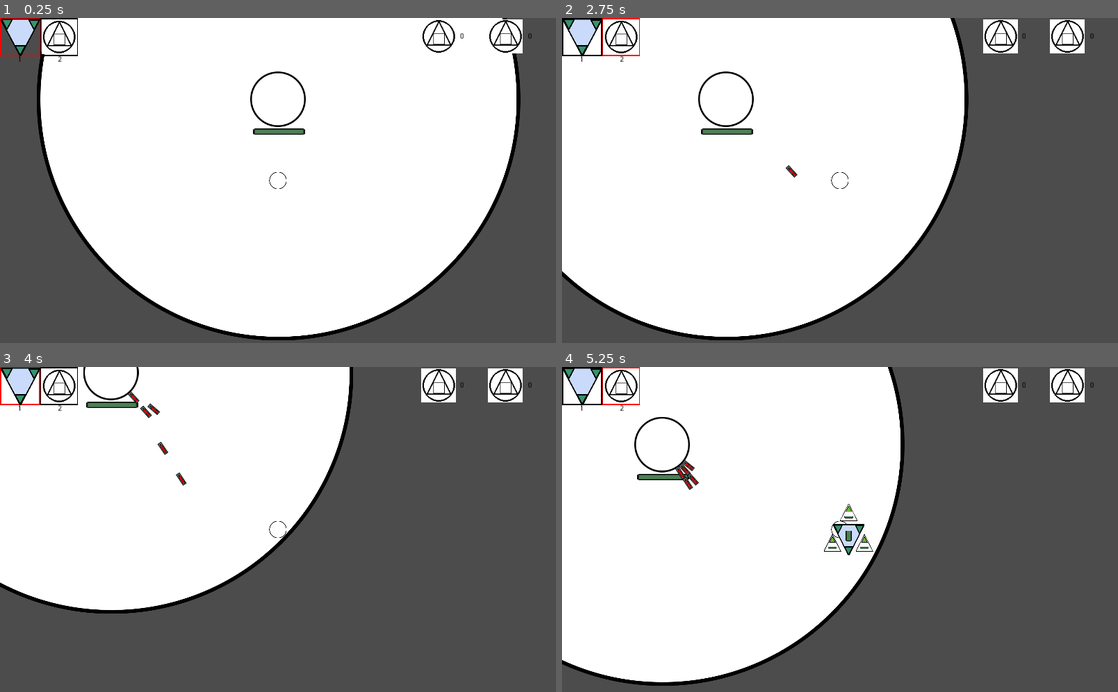
Above: before the commit, frames 1-4 (two rows, left to right).
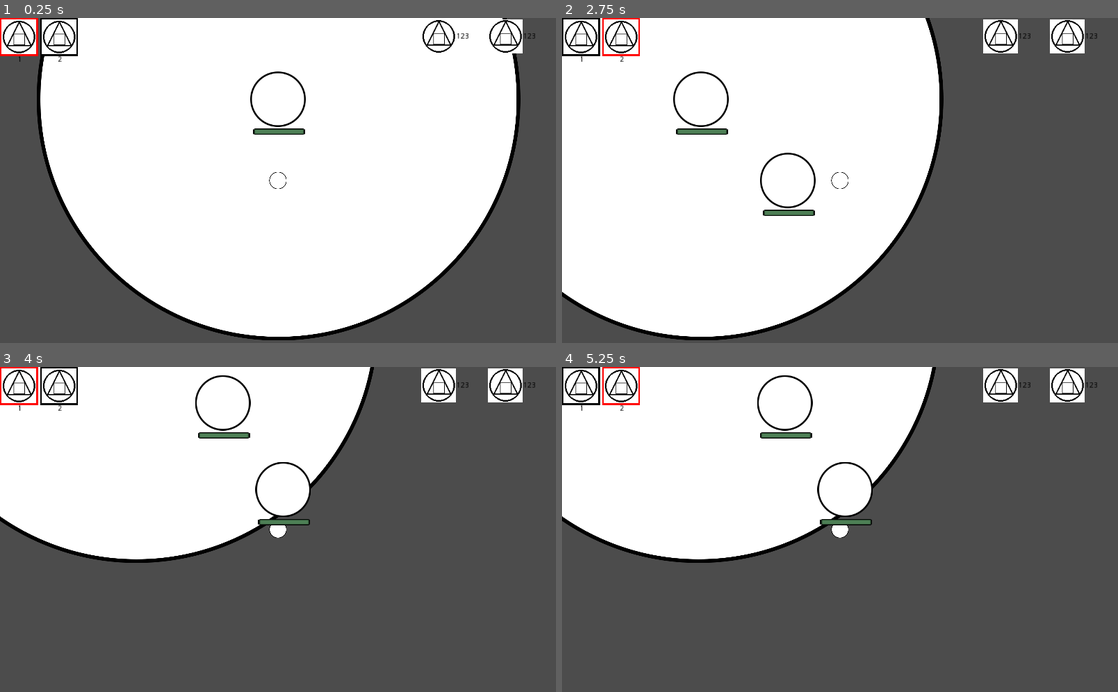
Above: after the commit, the same moments.

Repository: Gics444/tm-labs
Game: Godot game, scene res://Main_Scene_(World)/World.tscn
Two runs of this game, one before a commit and one after it. Both use one fixed random seed, a clock stepped at 60 frames per second and the inputs below.
Inputs (mouse positions are in pixels of both pictures, inside the frame that each line leads up to):
- Up to frame 1 (0.25 s): no input
- Up to frame 2 (2.75 s): click "1" at 0.5 s; click "2" at 1.25 s; tap Enter at 2 s; move the mouse to (962, 164) at 2.02 s; hold D (right) from 2.03 s (still down); hold 1 (1) from 2.03 s (still down); click (962, 164) at 2.17 s; tap Space (ui_select) at 2.27, 2.57 s; tap 2 (2) at 2.3 s
- Up to frame 3 (4 s): move the mouse to (166, 545) at 2.77 s; release D (right) at 2.78 s; release 1 (1) at 2.78 s; hold S (down) 2.78-3.53 s; tap 2 (2) at 2.85 s; tap Space (ui_select) at 3.02, 3.05, 3.32 s; move the mouse to (333, 458) at 3.52 s; hold D (right) from 3.53 s (still down); hold Space (ui_select) from 3.53 s (still down); tap 1 (1) at 3.8 s
- Up to frame 4 (5.25 s): move the mouse to (812, 594) at 4.27 s; release D (right) at 4.28 s; release Space (ui_select) at 4.28 s; hold W (up) 4.28-5.03 s; tap 1 (1) at 4.35 s; click (812, 594) at 4.42 s; tap Space (ui_select) at 4.52, 4.82 s; tap 2 (2) at 4.55 s; move the mouse to (1006, 578) at 5.02 s; hold A (left) from 5.03 s (still down); hold 2 (2) from 5.03 s (still down)

The runs differ from the first frame. In frame 1, 0.8% of the frame differs, in the area x 0-97%, y 0-12%; in frame 2, 8.1%; in frame 3, 11%; in frame 4, 24%, in the area x 0-97%, y 0-99%.

Commit message:
- added guard textures;

Diff:
--- a/Lab3/Godot stuff/Main_Scene_(World)/UI.tscn
+++ b/Lab3/Godot stuff/Main_Scene_(World)/UI.tscn
@@ -1,44 +1,28 @@
-[gd_scene load_steps=7 format=2]
+[gd_scene load_steps=6 format=2]
 
 [ext_resource path="res://icon.png" type="Texture" id=1]
 [ext_resource path="res://Main_Scene_(World)/ButtonGroup.gd" type="Script" id=2]
-[ext_resource path="res://Objects/Structures/Worker_nest/Worker_nest.png" type="Texture" id=3]
 
 [sub_resource type="StyleBoxFlat" id=3]
 content_margin_left = 3.0
 content_margin_right = 0.0
 content_margin_top = 0.0
 content_margin_bottom = 0.0
-bg_color = Color( 0, 0, 0, 0 )
-border_width_left = 2
-border_width_top = 2
-border_width_right = 2
-border_width_bottom = 2
-border_color = Color( 0, 0, 0, 1 )
+bg_color = Color( 0, 0, 0, 1 )
 
 [sub_resource type="StyleBoxFlat" id=1]
 content_margin_left = 3.0
 content_margin_right = 0.0
 content_margin_top = 0.0
 content_margin_bottom = 0.0
-bg_color = Color( 1, 0, 0, 0 )
-border_width_left = 2
-border_width_top = 2
-border_width_right = 2
-border_width_bottom = 2
-border_color = Color( 1, 0, 0, 1 )
+bg_color = Color( 1, 0, 0, 1 )
 
 [sub_resource type="StyleBoxFlat" id=2]
 content_margin_left = 3.0
 content_margin_right = 0.0
 content_margin_top = 0.0
 content_margin_bottom = 0.0
-bg_color = Color( 0, 0, 0, 0 )
-border_width_left = 2
-border_width_top = 2
-border_width_right = 2
-border_width_bottom = 2
-border_color = Color( 0, 0, 0, 1 )
+bg_color = Color( 0, 0, 0, 1 )
 
 [node name="Control" type="Control"]
 anchor_right = 1.0
@@ -50,7 +34,7 @@
 script = ExtResource( 2 )
 
 [node name="Structure1" type="Button" parent="ButtonGroup"]
-margin_right = 74.0
+margin_right = 70.0
 margin_bottom = 70.0
 focus_mode = 0
 custom_styles/hover = SubResource( 3 )
@@ -58,6 +42,7 @@
 custom_styles/normal = SubResource( 2 )
 toggle_mode = true
 pressed = true
+icon = ExtResource( 1 )
 
 [node name="Label" type="Label" parent="ButtonGroup/Structure1"]
 margin_left = 16.0
@@ -67,11 +52,6 @@
 custom_colors/font_color = Color( 0, 0, 0, 1 )
 text = "1"
 align = 1
-
-[node name="Sprite" type="Sprite" parent="ButtonGroup/Structure1"]
-position = Vector2( 37.5, 35.5 )
-scale = Vector2( 0.570313, 0.539063 )
-texture = ExtResource( 3 )
 
 [node name="Structure2" type="Button" parent="ButtonGroup"]
 margin_left = 74.0
@@ -98,21 +78,21 @@
 texture = ExtResource( 1 )
 
 [node name="Label" type="Label" parent="Essence"]
-margin_left = 39.0
+margin_left = 32.0
 margin_top = -7.0
-margin_right = 79.0
+margin_right = 72.0
 margin_bottom = 7.0
 custom_colors/font_color = Color( 0, 0, 0, 1 )
-text = "0"
+text = "123"
 
 [node name="Segments" type="Sprite" parent="."]
 position = Vector2( 931, 34 )
 texture = ExtResource( 1 )
 
 [node name="Label" type="Label" parent="Segments"]
-margin_left = 41.0
+margin_left = 32.0
 margin_top = -7.0
-margin_right = 81.0
+margin_right = 72.0
 margin_bottom = 7.0
 custom_colors/font_color = Color( 0, 0, 0, 1 )
-text = "0"
+text = "123"
--- a/Lab3/Godot stuff/Main_Scene_(World)/World.gd
+++ b/Lab3/Godot stuff/Main_Scene_(World)/World.gd
@@ -3,15 +3,9 @@
 var essence_count = 0
 var essence_limit = 10
 
-
-
-var current_essence = 0
-var current_segments = 0
-
 func _ready():
 	randomize()
 	$Camera2D/CanvasLayer/UI/ButtonGroup.connect("structure_selected", $"Circle_(Player)", "_on_selected_structure")
-
 
 var pest_nest = preload("res://Objects/Structures/Pest_Deepnest/Pest_Deepnest.tscn")
 var essence = preload("res://Objects/Structures/Shape_essence/Shape_essence.tscn")
@@ -37,6 +31,3 @@
 		spawn_loc.offset = randi()
 
 		essence_obj.position = spawn_loc.global_position
-
-func on_essence_changed(num):
-	$Camera2D/CanvasLayer/UI/Essence/Label.text = str(num)
--- a/Lab3/Godot stuff/Objects/Entities/Circle_(Player)/Circle_(Player).gd
+++ b/Lab3/Godot stuff/Objects/Entities/Circle_(Player)/Circle_(Player).gd
@@ -21,16 +21,18 @@
 	motion = move_and_slide(motion * movespeed)
 
 func _input(event):
+	#print(no_build_areas_entered)
 	if event.is_action_pressed("ui_select") && no_build_areas_entered == 0:
 		if structure_number_selected == "1":
-			var structure = load("res://Objects/Structures/Worker_nest/Worker_nest.tscn").instance()
+			var structure = load("res://Objects/Entities/Pest/Pest.tscn").instance()
 			$"..".add_child(structure)
 			structure.position = position
 		elif structure_number_selected == "2":
-			var structure = load("res://Objects/Entities/Pest/Pest.tscn").instance()
+			var structure = load("res://Objects/Structures/The_Core/The_Core.tscn").instance()
 			$"..".add_child(structure)
 			structure.position = position
 
 
 func _on_selected_structure(structure_number):
+	#print(structure_number)
 	structure_number_selected = structure_number
--- a/Lab3/Godot stuff/Objects/Entities/Triangle_(worker)/Triangle_(worker).tscn
+++ b/Lab3/Godot stuff/Objects/Entities/Triangle_(worker)/Triangle_(worker).tscn
@@ -7,7 +7,6 @@
 
 [node name="Triange_(worker)" type="KinematicBody2D" groups=["Ally", "Worker"]]
 z_index = 1
-collision/safe_margin = 1.0
 script = ExtResource( 4 )
 
 [node name="CollisionPolygon2D" type="CollisionPolygon2D" parent="."]
--- a/Lab3/Godot stuff/Objects/Structures/Shape_essence/Shape_essence.gd
+++ b/Lab3/Godot stuff/Objects/Structures/Shape_essence/Shape_essence.gd
@@ -5,13 +5,11 @@
 # Declare member variables here. Examples:
 # var a = 2
 # var b = "text"
-signal essence_changed(num)
-signal segment_changed(num)
 
-onready var world = get_parent()
+
 # Called when the node enters the scene tree for the first time.
 func _ready():
-	connect("essence_changed", world, "on_essence_changed")
+	pass # Replace with function body.
 
 func _physics_process(delta):
 	var collecting_area = get_node("Shape_area")
@@ -23,20 +21,16 @@
 				for triangles in nest_radius_node.get_overlapping_bodies():
 					if triangles.is_in_group("Worker"):
 						triangles.shape_target = triangles.worker_poz.global_position
-				world.essence_count -= 1
-				world.current_essence += 1
-				emit_signal("essence_changed", world.current_essence)
+				get_parent().essence_count -= 1
 				queue_free()
 		if bodies.is_in_group("Player"):
-			if nest_radius_node != null && nest_radius_node.get_overlapping_bodies() != null:
+			if nest_radius_node != null:
 				for triangles in nest_radius_node.get_overlapping_bodies():
 					if triangles.is_in_group("Worker"):
 						triangles.shape_target = triangles.worker_poz.global_position
 			valid = false
 			assigned_worker = null
-			world.essence_count -= 1
-			world.current_essence += 1
-			emit_signal("essence_changed", world.current_essence)
+			get_parent().essence_count -= 1
 			queue_free()
 # Called every frame. 'delta' is the elapsed time since the previous frame.
 #func _process(delta):
--- a/Lab3/Godot stuff/Objects/Structures/Worker_nest/Worker_nest.tscn
+++ b/Lab3/Godot stuff/Objects/Structures/Worker_nest/Worker_nest.tscn
@@ -1,11 +1,10 @@
-[gd_scene load_steps=9 format=2]
+[gd_scene load_steps=8 format=2]
 
 [ext_resource path="res://Objects/Base_Object/Healthbar_full.png" type="Texture" id=1]
 [ext_resource path="res://Objects/Base_Object/Healthbar_empty.png" type="Texture" id=2]
 [ext_resource path="res://Objects/Structures/Worker_nest/Worker_nest.png" type="Texture" id=3]
 [ext_resource path="res://Objects/Entities/Triangle_(worker)/Triangle_(worker).tscn" type="PackedScene" id=4]
 [ext_resource path="res://Objects/Structures/Worker_nest/Worker_nest.gd" type="Script" id=5]
-[ext_resource path="res://Common/No_building.tscn" type="PackedScene" id=6]
 
 [sub_resource type="CircleShape2D" id=1]
 
@@ -75,5 +74,3 @@
 
 [node name="CollisionPolygon2D" type="CollisionPolygon2D" parent="Nest_hitbox"]
 polygon = PoolVector2Array( -35, -31, 36, -31, 0, 37 )
-[node name="NoBuilding" parent="Worker3_poz" instance=ExtResource( 6 )]
-scale = Vector2( 25, 25 )
Binary file added: Lab3/Godot stuff/Objects/Entities/Square_(Guard)/Square_(Guard).aseprite
Binary file added: Lab3/Godot stuff/Objects/Structures/Guard_tower/Guard_tower.png
Not shown, added: Lab3/Godot stuff/Objects/Structures/Guard_tower/Guard_tower.png.import
